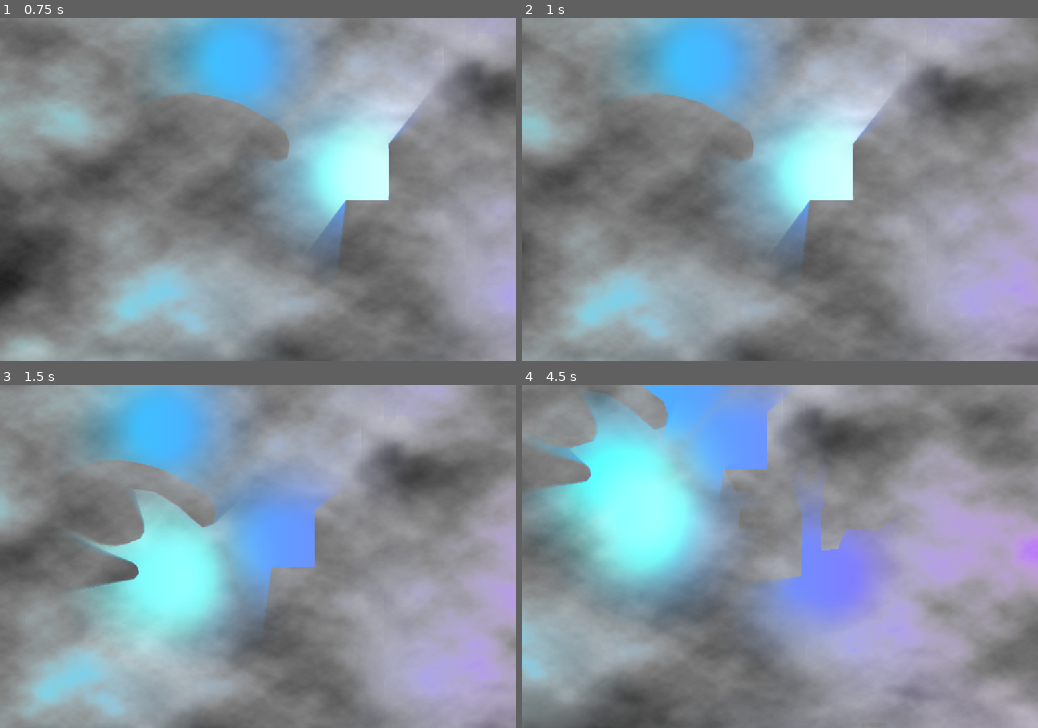
Above: before the commit, frames 1-4 (two rows, left to right).
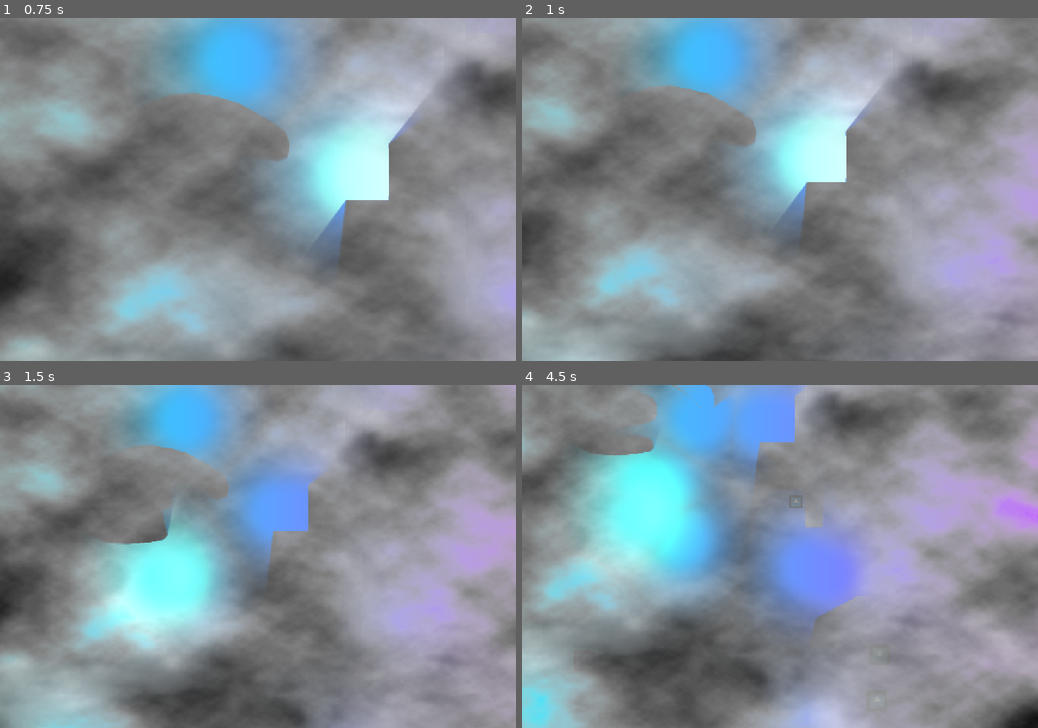
Above: after the commit, the same moments.

Repository: 87PizzaStudios/godot_light_fow
Game: Godot game, scene res://World.tscn
Same seed, same stepped clock (60 frames per second), same inputs: the game is played once before the commit and once after it. The engine's default icon, where the game draws it, is replaced by a stand-in: a white triangle on a blue panel in a dark square.
Inputs (mouse positions are in pixels of both pictures, inside the frame that each line leads up to):
- Up to frame 1 (0.75 s): move the mouse to (371, 172) at 0.52 s; hold Mouse wheel up (zoom_in, bound only after the commit) from 0.53 s (still down); click (371, 172) at 0.67 s
- Up to frame 2 (1 s): keep holding Mouse wheel up (zoom_in, bound only after the commit); tap Mouse wheel down (zoom_out, bound only after the commit) at 0.8 s
- Up to frame 3 (1.5 s): move the mouse to (154, 573) at 1.27 s; release Mouse wheel up (zoom_in, bound only after the commit) at 1.28 s; tap Mouse wheel down (zoom_out, bound only after the commit) at 1.35 s; click (154, 573) at 1.42 s
- Up to frame 4 (4.5 s): tap Mouse wheel up (zoom_in, bound only after the commit) at 1.55, 3.05 s; move the mouse to (831, 481) at 2.02 s; hold Mouse wheel up (zoom_in, bound only after the commit) 2.03-2.78 s; click (831, 481) at 2.17 s; tap Mouse wheel down (zoom_out, bound only after the commit) at 2.3, 2.85, 3.8, 4.35 s; move the mouse to (754, 625) at 2.77 s; click (754, 625) at 2.92 s; move the mouse to (934, 607) at 3.52 s; hold Mouse wheel up (zoom_in, bound only after the commit) 3.53-4.28 s; click (934, 607) at 3.67 s; move the mouse to (625, 505) at 4.27 s; click (625, 505) at 4.42 s

Frame 1 is identical in both runs. In frame 2, 29% of the frame differs, in the area x 0-100%, y 0-100%; in frame 3, 53%; in frame 4, 58%.

Commit message:
zoom working fow needs to be above cam

Diff:
--- a/World.gd
+++ b/World.gd
@@ -4,7 +4,6 @@
 
 @onready var light = $OtherStuff/Light
 
-
 func _process(_delta):
 	if Input.is_mouse_button_pressed(MOUSE_BUTTON_LEFT):
 		var pos = get_local_mouse_position()
--- a/World.tscn
+++ b/World.tscn
@@ -1,8 +1,9 @@
-[gd_scene load_steps=16 format=3 uid="uid://dkbxk7rn3h0lv"]
+[gd_scene load_steps=17 format=3 uid="uid://dkbxk7rn3h0lv"]
 
 [ext_resource type="Script" path="res://World.gd" id="1_061dn"]
 [ext_resource type="PackedScene" uid="uid://ba07kn2ollll2" path="res://fow_light.tscn" id="1_tluii"]
 [ext_resource type="Texture2D" uid="uid://rub6n76ut5y1" path="res://flame.png" id="2_l3ldu"]
+[ext_resource type="Script" path="res://camera.gd" id="4_uir1x"]
 [ext_resource type="Texture2D" uid="uid://hjrwvmx7pbb6" path="res://test_fog.png" id="5_e50fj"]
 [ext_resource type="Texture2D" uid="uid://i0ccxwtbe6nw" path="res://icon.png" id="5_lmstc"]
 
@@ -182,7 +183,6 @@
 texture = ExtResource("5_lmstc")
 
 [node name="FOW" parent="OtherStuff" node_paths=PackedStringArray("light", "light_occluders") instance=ExtResource("1_tluii")]
-layout_mode = 0
 anchors_preset = 0
 anchor_right = 0.0
 anchor_bottom = 0.0
@@ -213,5 +213,6 @@
 limit_bottom = 720
 position_smoothing_enabled = true
 position_smoothing_speed = 3.0
+script = ExtResource("4_uir1x")
 
 [connection signal="on_light_moved" from="." to="OtherStuff/FOW" method="on_light_moved"]
--- /dev/null
+++ b/camera.gd
@@ -0,0 +1,17 @@
+extends Camera2D
+
+@export var min_zoom := 0.5
+@export var max_zoom := 1.0
+@export var zoom_step := 0.1
+var zoom_scale := 1.0
+var start_zoom := Vector2(1.0, 1.0)
+
+func _input(event):
+	if event.is_action_pressed("zoom_in"):
+		zoom_event(zoom_step)
+	elif event.is_action_pressed("zoom_out"):
+		zoom_event(-zoom_step)
+
+func zoom_event(step):
+	zoom_scale = clamp(zoom_scale + step, min_zoom, max_zoom)
+	zoom = zoom_scale * start_zoom
--- a/fow.gdshader
+++ b/fow.gdshader
@@ -4,10 +4,9 @@
 uniform sampler2D mask_texture: filter_nearest;
 uniform vec2 fog_scroll_velocity = vec2(0.1, 0.1);
 
-
 void fragment() {
 	vec4 fog_color = textureLod(fog_texture,
-	UV  + fog_scroll_velocity * TIME, 0.0);
+		UV  + fog_scroll_velocity * TIME, 0.0);
 	vec4 mask_color = textureLod(mask_texture, UV, 0.0);
 
 	COLOR.rgb = fog_color.rgb;
--- a/fow_light.gd
+++ b/fow_light.gd
@@ -17,6 +17,7 @@
 var mask_texture: Texture2D
 
 func _ready():
+	# TODO: do not hardcode these
 	var display_width = 1080
 	var display_height = 720
 	var size_vec := Vector2(display_width, display_height)
--- a/fow_light.tscn
+++ b/fow_light.tscn
@@ -54,11 +54,5 @@
 
 [node name="TextureRect" type="TextureRect" parent="MaskSubViewport"]
 material = SubResource("ShaderMaterial_8s3ri")
-anchors_preset = 15
-anchor_right = 1.0
-anchor_bottom = 1.0
-offset_bottom = -2.0
-grow_horizontal = 2
-grow_vertical = 2
 texture = SubResource("CanvasTexture_limae")
 expand_mode = 3
--- a/project.godot
+++ b/project.godot
@@ -23,6 +23,19 @@
 window/size/window_height_override=720
 window/stretch/mode="viewport"
 
+[input]
+
+zoom_in={
+"deadzone": 0.5,
+"events": [Object(InputEventMouseButton,"resource_local_to_scene":false,"resource_name":"","device":-1,"window_id":0,"alt_pressed":false,"shift_pressed":false,"ctrl_pressed":false,"meta_pressed":false,"button_mask":0,"position":Vector2(0, 0),"global_position":Vector2(0, 0),"factor":1.0,"button_index":4,"pressed":false,"double_click":false,"script":null)
+]
+}
+zoom_out={
+"deadzone": 0.5,
+"events": [Object(InputEventMouseButton,"resource_local_to_scene":false,"resource_name":"","device":-1,"window_id":0,"alt_pressed":false,"shift_pressed":false,"ctrl_pressed":false,"meta_pressed":false,"button_mask":0,"position":Vector2(0, 0),"global_position":Vector2(0, 0),"factor":1.0,"button_index":5,"pressed":false,"double_click":false,"script":null)
+]
+}
+
 [rendering]
 
 environment/defaults/default_environment="res://default_env.tres"
